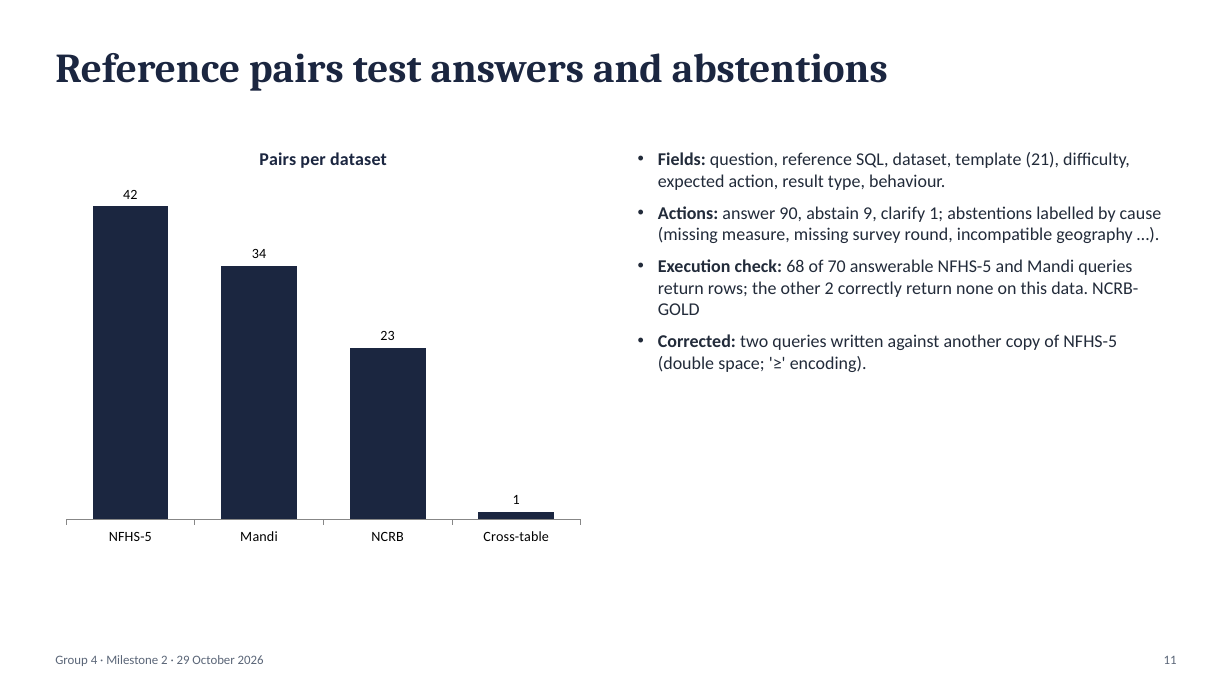
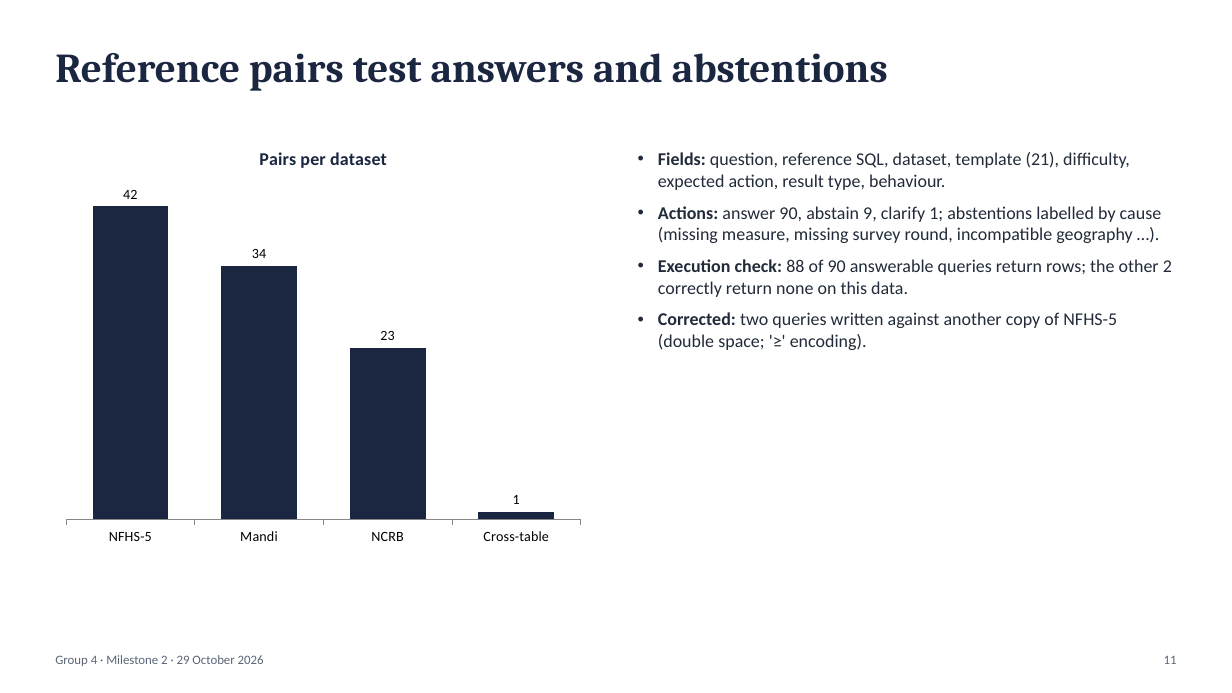
Before and after one commit to sathyaIITM/Group-4-DS-and-AI-Lab-Project, a slide deck: slide 11 of docs/Milestone2_TA_Presentation.pptx. Drawn at 1232x693 pixels with LibreOffice and Linux fonts; fonts in the diff are those of the drawing. Boxes give left, top, right and bottom in pixels: in the first picture for what was removed or moved away, otherwise in the second. Text is boxed around its words. In the diff, an @@ line names an element or a change of style, - is before the commit and + after.

Commit message:
DOC: NCRB results, PoC scope, verified EDA claims; raw-data download script

```diff
--- a/docs/Milestone2_TA_Presentation.pptx
+++ b/docs/Milestone2_TA_Presentation.pptx
@@ text at box(658, 259, 1172, 297): text changed @@
-• Execution check: 68 of 70 answerable NFHS-5 and Mandi queries return rows; the other 2 correctly return none on this data. NCRB-GOLD
+• Execution check: 88 of 90 answerable queries return rows; the other 2 correctly return none on this data.
```
Also in this commit, not shown: 8 other slides changed, 8 other files.
